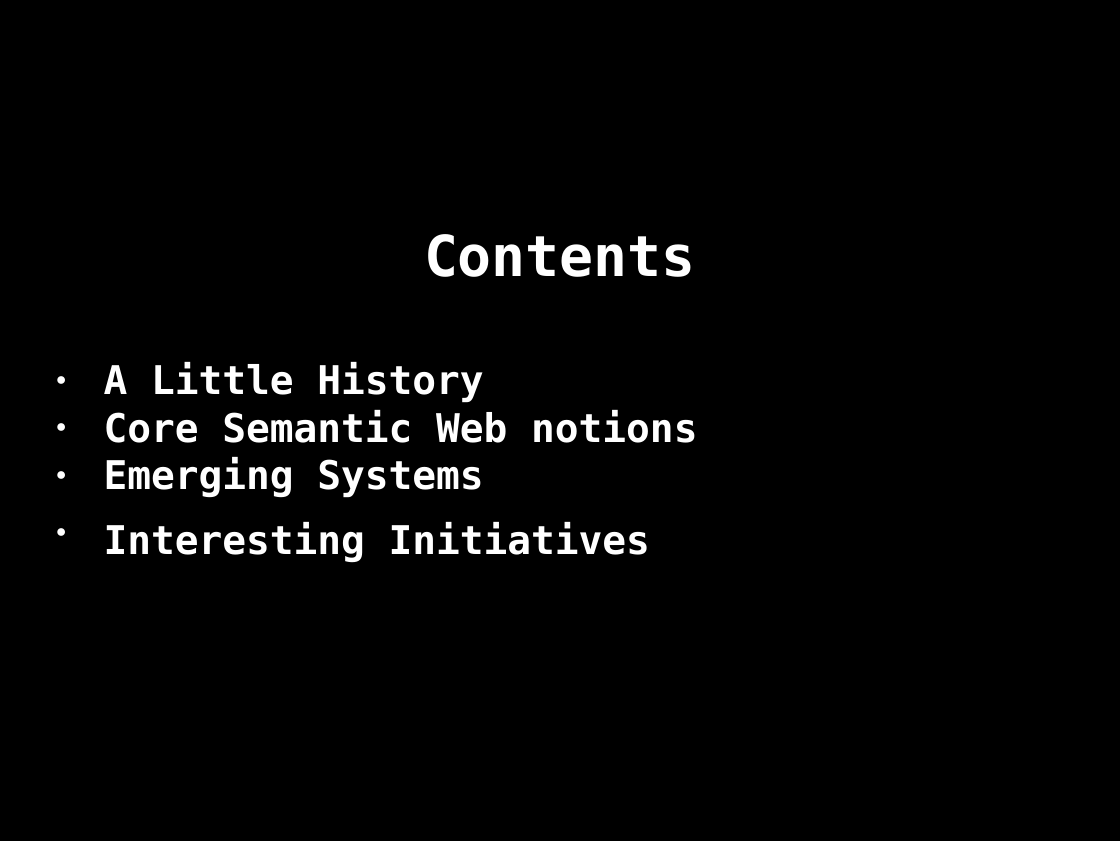
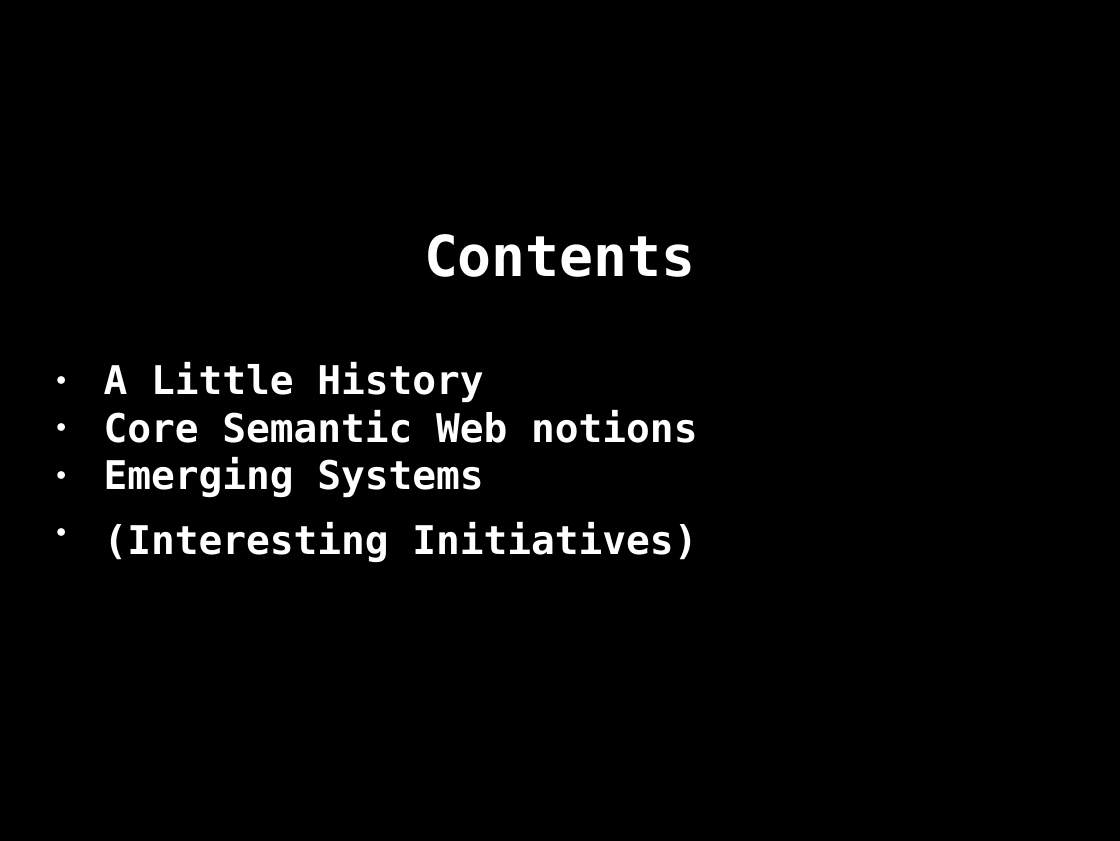
Before and after one commit to danja/hyperdata-2015, a slide deck: slide 3 of docs/salzburg/slides.odp. Drawn at 1120x841 pixels with LibreOffice and Linux fonts; fonts in the diff are those of the drawing. Boxes give left, top, right and bottom in pixels: in the first picture for what was removed or moved away, otherwise in the second. Text is boxed around its words. In the diff, an @@ line names an element or a change of style, - is before the commit and + after.

```diff
--- a/docs/salzburg/slides.odp
+++ b/docs/salzburg/slides.odp
@@ subtitle at [104, 522, 697, 562]: text changed @@
-● Interesting Initiatives
+● (Interesting Initiatives)
```
Also in this commit, not shown: 4 other slides changed, 4 slides added, 1 slide removed, 2 other files.
